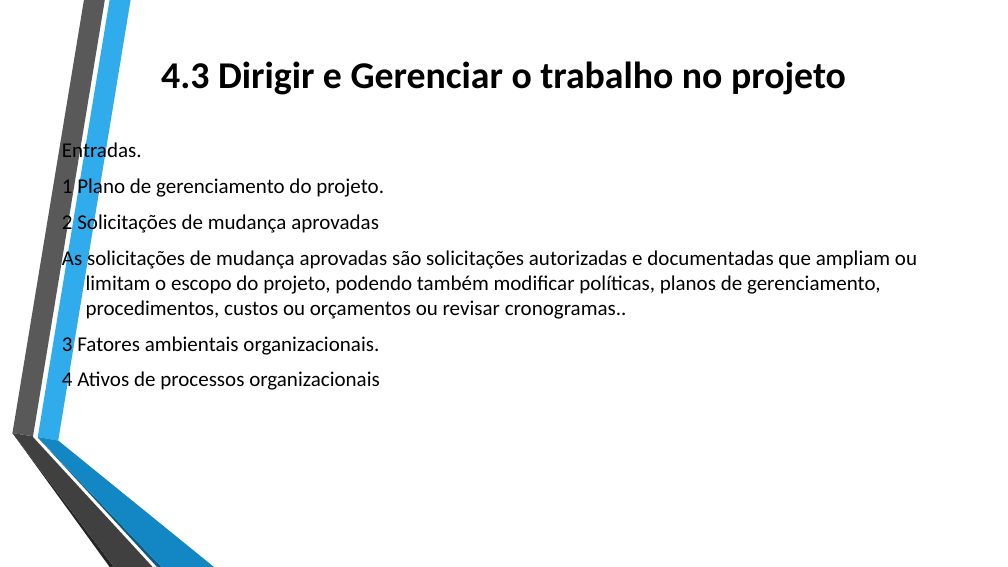
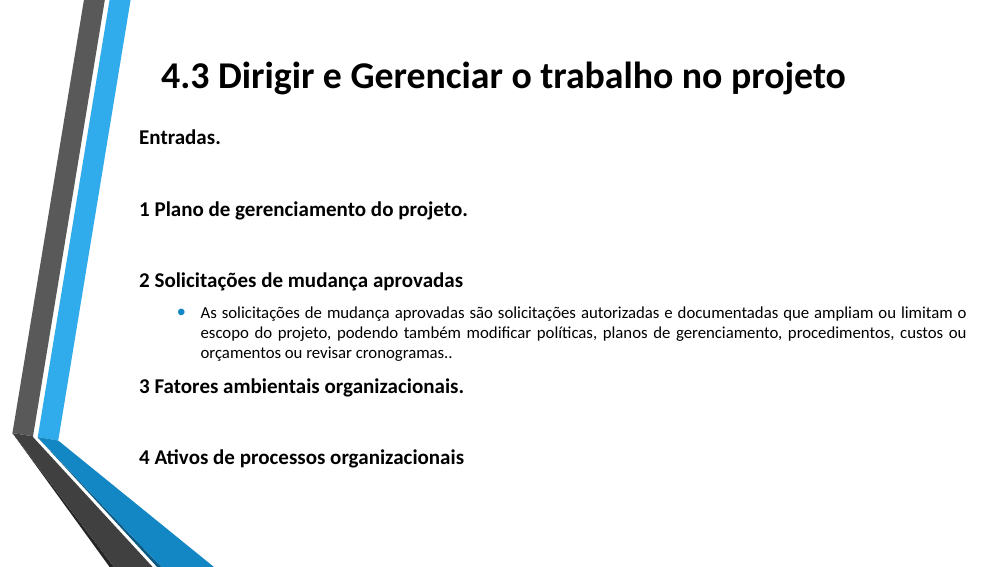
Before and after one commit to jharbes/ADMINISTRACAO-DE-REDES, a slide deck: slide 28 of RELATORIO PROVA P2/relatorio-pmbok-capitulo4-jharbes.pptx. Drawn at 1008x567 pixels with LibreOffice and Linux fonts; fonts in the diff are those of the drawing. Boxes give left, top, right and bottom in pixels: in the first picture for what was removed or moved away, otherwise in the second. Text is boxed around its words. In the diff, an @@ line names an element or a change of style, - is before the commit and + after.

```diff
--- a/RELATORIO PROVA P2/relatorio-pmbok-capitulo4-jharbes.pptx
+++ b/RELATORIO PROVA P2/relatorio-pmbok-capitulo4-jharbes.pptx
@@ text "Entradas.": place and size @@
-text "Entradas." at (62,140,917,393)
+text "Entradas." at (139,129,967,468)
@@ text "Entradas." at (139,129,967,468): bold on in "Entradas.", "1 Plano de gerenciamento do projeto.", "2 Solicitações de mudança aprovadas", "3 Fatores ambientais organizacionais." and 1 more places; size 20 to 16 pt in "As solicitações de mudança aprovadas são solicitações ..."; alignment left to justified; bullet none to •; list level 1 to 2 in "As solicitações de mudança aprovadas ..." @@
```
Also in this commit, not shown: 8 other slides changed.
